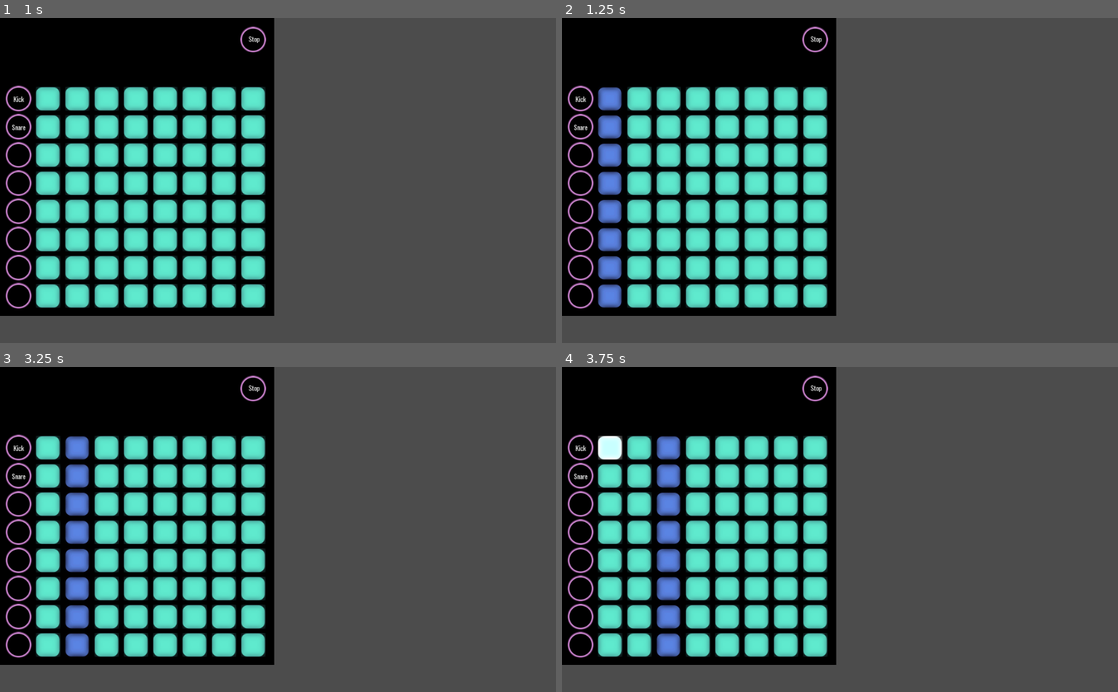
Above: before the commit, frames 1-4 (two rows, left to right).
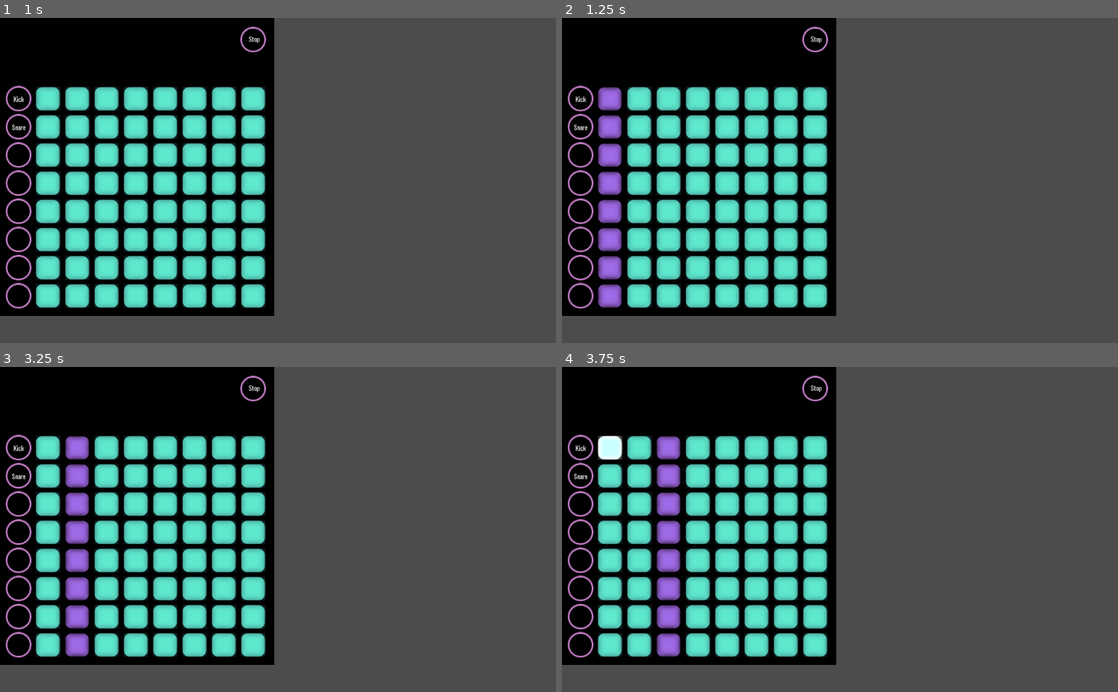
Above: after the commit, the same moments.

Repository: mdructor/beat_hacker
Game: Godot game, scene res://Assets/Scenes/Sequencer.tscn
Same seed, same stepped clock (60 frames per second), same inputs: the game is played once before the commit and once after it.
Inputs (mouse positions are in pixels of both pictures, inside the frame that each line leads up to):
- Up to frame 1 (1 s): click "Play" at 0.5 s
- Up to frame 2 (1.25 s): no input
- Up to frame 3 (3.25 s): click "Stop" at 1.25 s; click "Play" at 2 s; click "Kick" at 2.75 s
- Up to frame 4 (3.75 s): click (612, 448) at 3.5 s

Frame 1 is identical in both runs. In frame 2, 2.2% of the frame differs, in the area x 6-11%, y 21-90%; in frame 3, 2.2%, in the area x 11-16%, y 21-90%; in frame 4, 2.2%.

Commit message:
Updated light up colors

Diff:
--- a/Assets/Scripts/SequenceButton.gd
+++ b/Assets/Scripts/SequenceButton.gd
@@ -2,14 +2,14 @@
 
 var _blueSquareDown = preload("res://Assets/Images/blue_square_down.png")
 var _blueSquare = preload("res://Assets/Images/blue_square.png")
-var _darkBlueSquare = preload("res://Assets/Images/dark_blue_square.png")
-var _redSquare = preload("res://Assets/Images/red_square.png")
+var _purpleSquare = preload("res://Assets/Images/purple_square.png")
+var _pinkSquare = preload("res://Assets/Images/pink_square.png")
 
 var _isChecked = false
 var _isEnabled = true
 
 func _ready():
-	pass # Replace with function body.
+	pass
 
 func _on_SequenceButton_pressed():
 	if (_isChecked):
@@ -25,9 +25,9 @@
 func _light_up(flag):
 	if (flag):
 		if (_isChecked):
-			texture_normal = _redSquare
+			texture_normal = _pinkSquare
 		else:
-			texture_normal = _darkBlueSquare
+			texture_normal = _purpleSquare
 	else:
 		if (_isChecked):
 			texture_normal = _blueSquareDown
Binary file added: Assets/Images/pink_square.png
Not shown, added: Assets/Images/pink_square.png.import
Binary file added: Assets/Images/purple_square.png
Not shown, added: Assets/Images/purple_square.png.import
Not shown, changed: Assets/Images/dark_blue_square.paint
